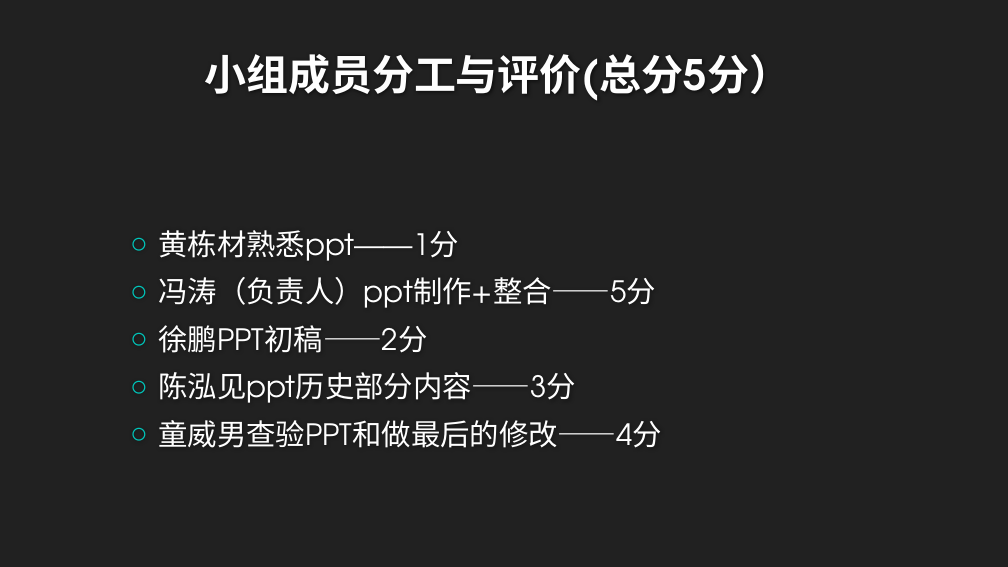
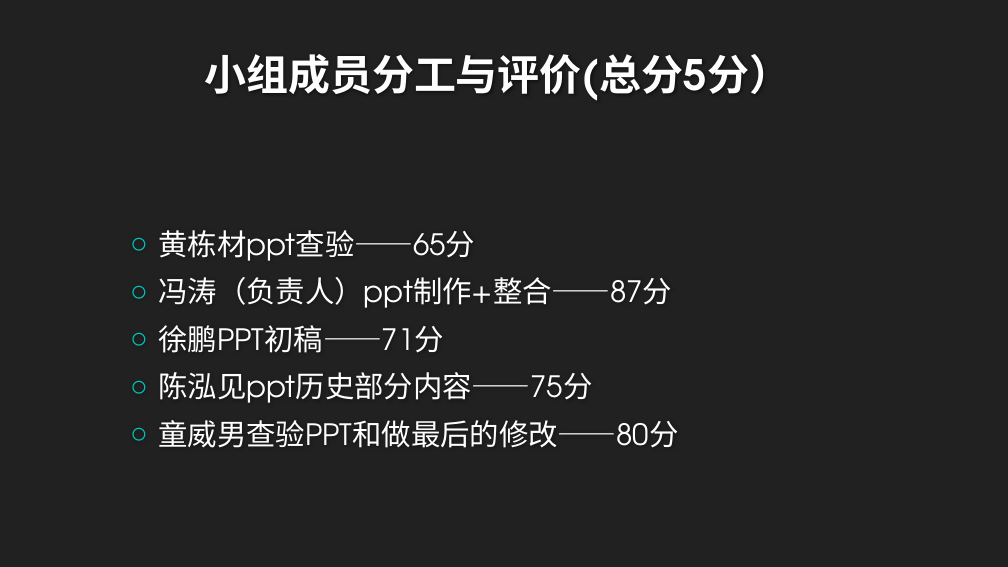
Before and after one commit to twn422/PRD2017, a slide deck: slide 16 of PRD-2017-G24/STW/非受控文件/翻转课堂作业/UML工具：Rational Rose/UML工具：Rational Rose.pptx. Drawn at 1008x567 pixels with LibreOffice and Linux fonts; fonts in the diff are those of the drawing; background and template pictures are left out. Boxes give left, top, right and bottom in pixels: in the first picture for what was removed or moved away, otherwise in the second. Text is boxed around its words. In the diff, an @@ line names an element or a change of style, - is before the commit and + after.

```diff
--- a/PRD-2017-G24/STW/非受控文件/翻转课堂作业/UML工具：Rational Rose/UML工具：Rational Rose.pptx
+++ b/PRD-2017-G24/STW/非受控文件/翻转课堂作业/UML工具：Rational Rose/UML工具：Rational Rose.pptx
@@ text at box(158, 230, 678, 448): text changed @@
-○ 黄栋材熟悉ppt——1分
-○ 冯涛（负责人）ppt制作+整合——5分
-○ 徐鹏PPT初稿——2分
-○ 陈泓见ppt历史部分内容——3分
-○ 童威男查验PPT和做最后的修改——4分
+○ 黄栋材ppt查验——65分
+○ 冯涛（负责人）ppt制作+整合——87分
+○ 徐鹏PPT初稿——71分
+○ 陈泓见ppt历史部分内容——75分
+○ 童威男查验PPT和做最后的修改——80分
```
Also in this commit, not shown: 1 other file.
